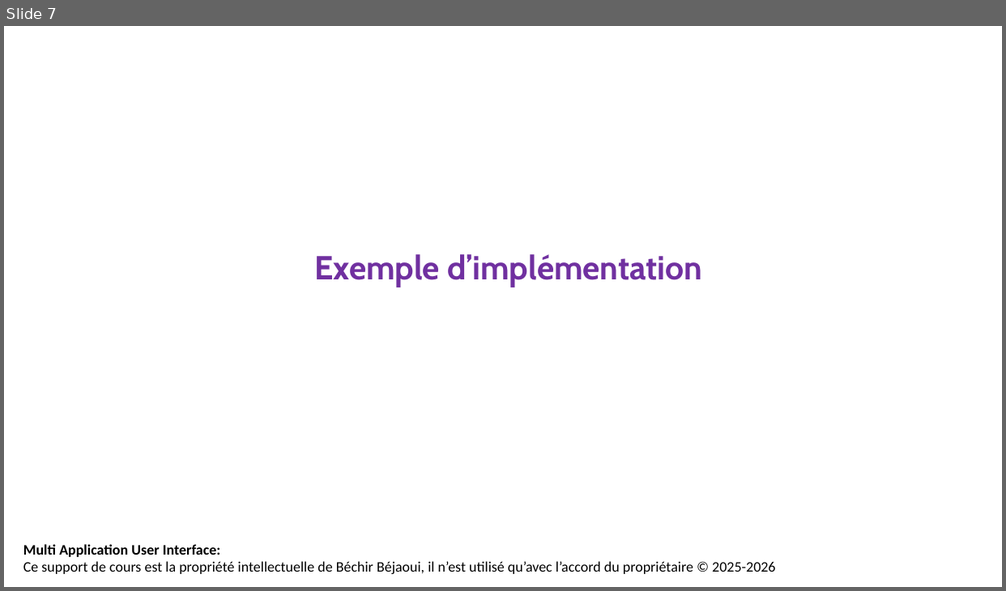
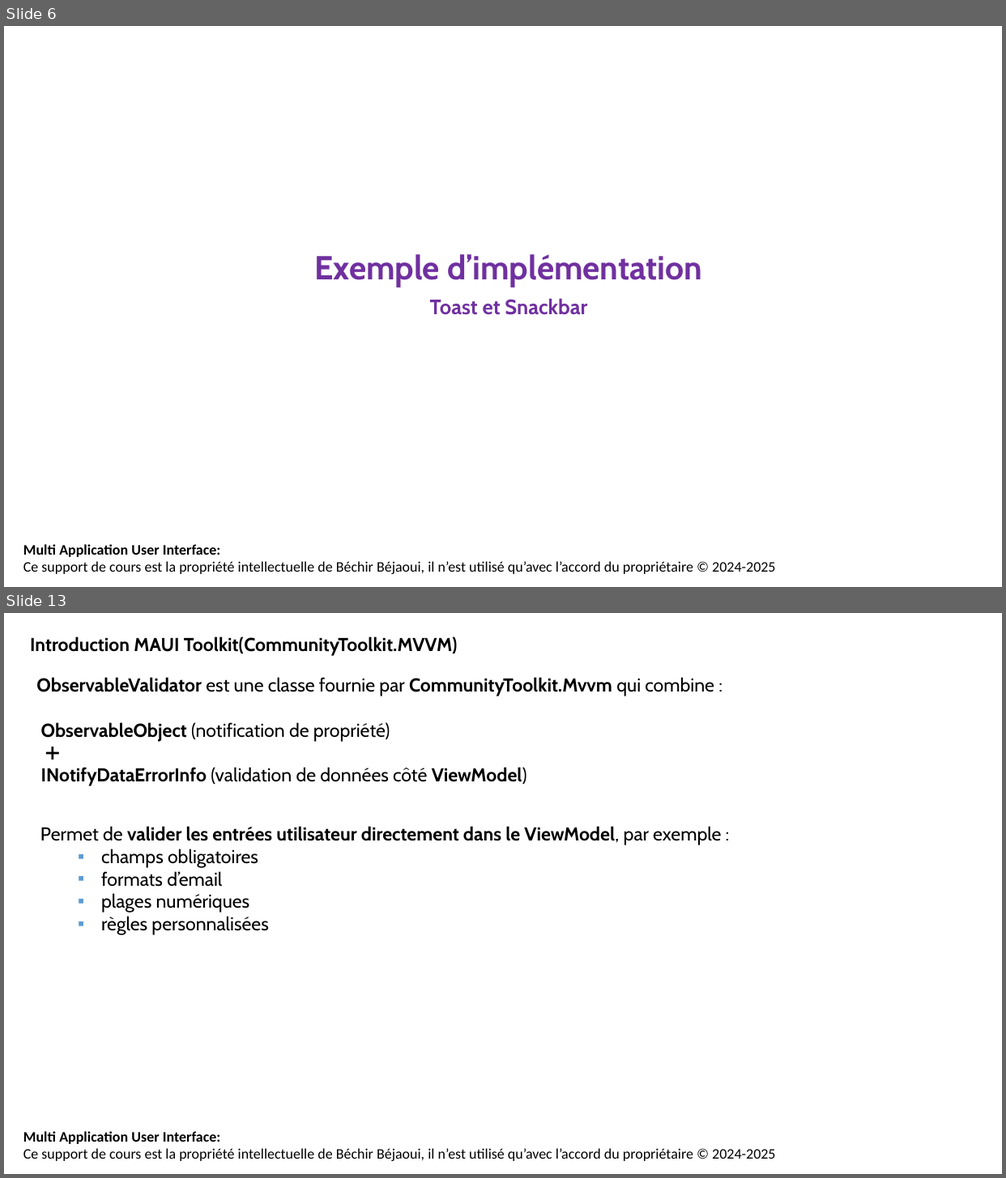
Before and after one commit to bejaouibechir/MAUI, a slide deck: 16.MAUI Toolkit.pptx. Shown one above the other, each under a label of ours: slide 7 before the commit, slides 6 and 13 after it; the slides between them are not shown. The pictures are 1006x591 and 1006x1178 pixels, drawn with LibreOffice and Linux fonts; fonts in the diff are those of the drawing; background and template pictures are left out. Boxes give left, top, right and bottom in pixels: in the first picture for what was removed or moved away, otherwise in the second. Text is boxed around its words. In the diff, an @@ line names an element or a change of style, - is before the commit and + after.

```diff
--- a/16.MAUI Toolkit.pptx
+++ b/16.MAUI Toolkit.pptx
@@ slide 13 added at [4, 613, 1002, 1174], background #FFFFFF; not listed: 1 template element that a slide beside it also shows @@
@@ text added at [30, 636, 458, 656], 18 pt, text #000000, bold @@
+Introduction MAUI Toolkit(CommunityToolkit.MVVM)
@@ text added at [36, 677, 714, 786], 18 pt, text #000000, bold @@
+ObservableValidator est une classe fournie par CommunityToolkit.Mvvm qui combine :
+ObservableObject (notification de propriété)
+➕
+INotifyDataErrorInfo (validation de données côté ViewModel)
@@ text added at [40, 826, 721, 935], 18 pt, text #000000 @@
+Permet de valider les entrées utilisateur directement dans le ViewModel, par exemple :
+  ▪ champs obligatoires
+  ▪ formats d’email
+  ▪ plages numériques
+  ▪ règles personnalisées
@@ what was slide 7 is now slide 6 @@
@@ slide 6 changed as well @@
@@ text at [430, 298, 587, 315]: paragraph added @@
+Toast et Snackbar
@@ text at [23, 561, 775, 574]: text changed @@
-Ce support de cours est la propriété intellectuelle de Béchir Béjaoui, il n’est utilisé qu’avec l’accord du propriétaire © 2025-2026
+Ce support de cours est la propriété intellectuelle de Béchir Béjaoui, il n’est utilisé qu’avec l’accord du propriétaire © 2024-2025
```
Also in this commit, not shown: 5 other slides changed, 10 other slides added, 6 slides removed, 2 other files.
